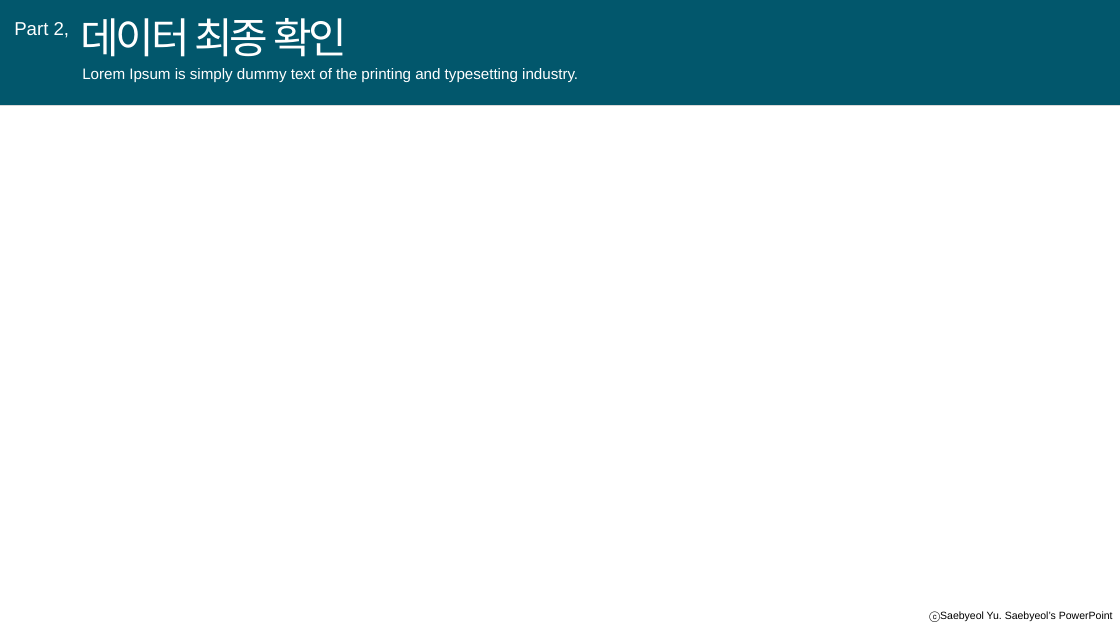
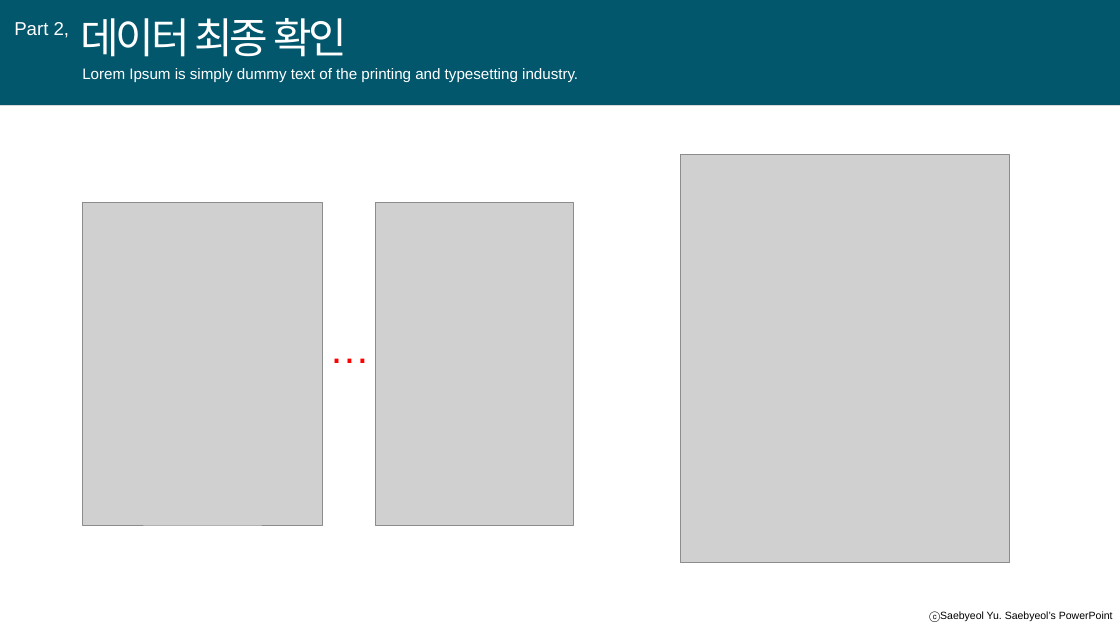
Before and after one commit to A-dongl/P3_kospi, a slide deck: slide 18 of 2차 발표자료.pptx (slide 13 before the commit). Drawn at 1120x630 pixels with LibreOffice and Linux fonts; fonts in the diff are those of the drawing; grey boxes stand for pictures. Boxes give left, top, right and bottom in pixels: in the first picture for what was removed or moved away, otherwise in the second. Text is boxed around its words. In the diff, an @@ line names an element or a change of style, - is before the commit and + after.

```diff
--- a/2차 발표자료.pptx
+++ b/2차 발표자료.pptx
@@ picture added at [681, 155, 1010, 562] @@
@@ picture added at [82, 202, 322, 525] @@
@@ picture added at [376, 202, 573, 525] @@
@@ text added at [321, 319, 365, 377], 35 pt, text #FF0000 @@
+…
```
Also in this commit, not shown: 10 other slides changed, 10 slides added, 11 slides removed, 1 other file.
